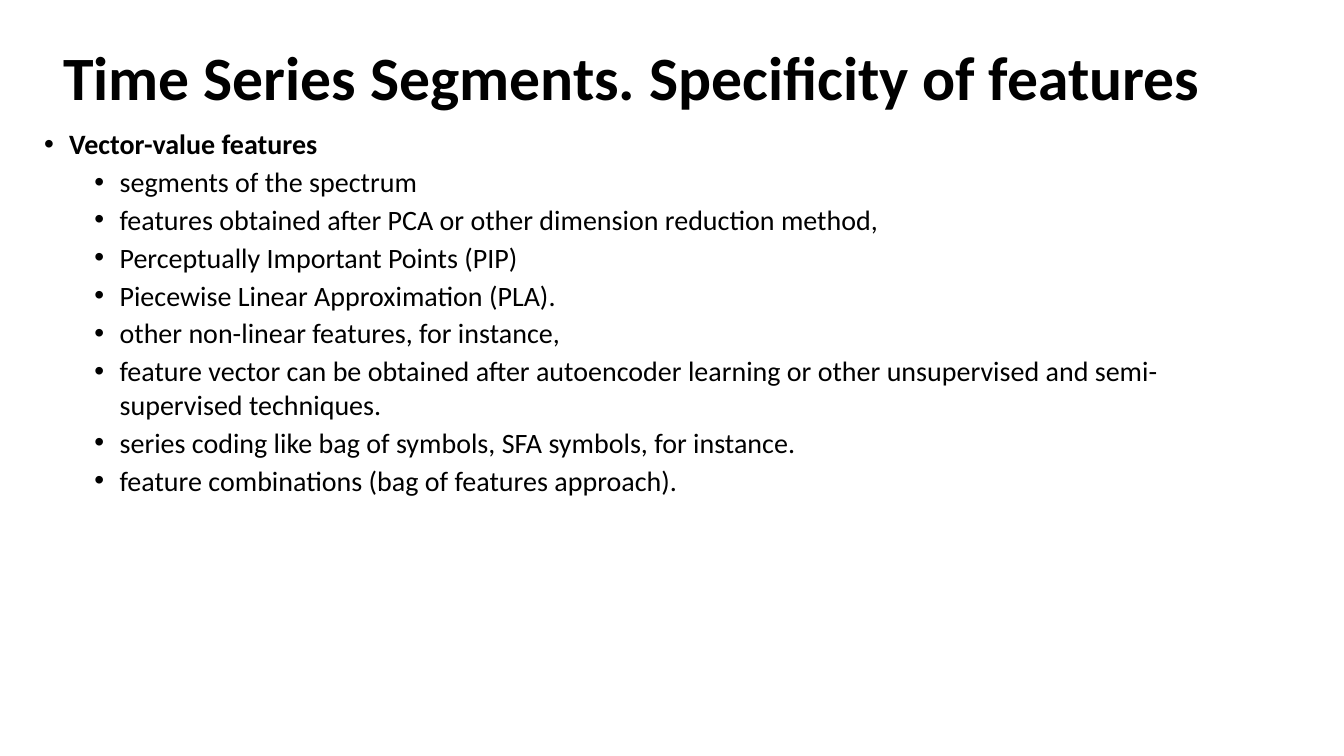
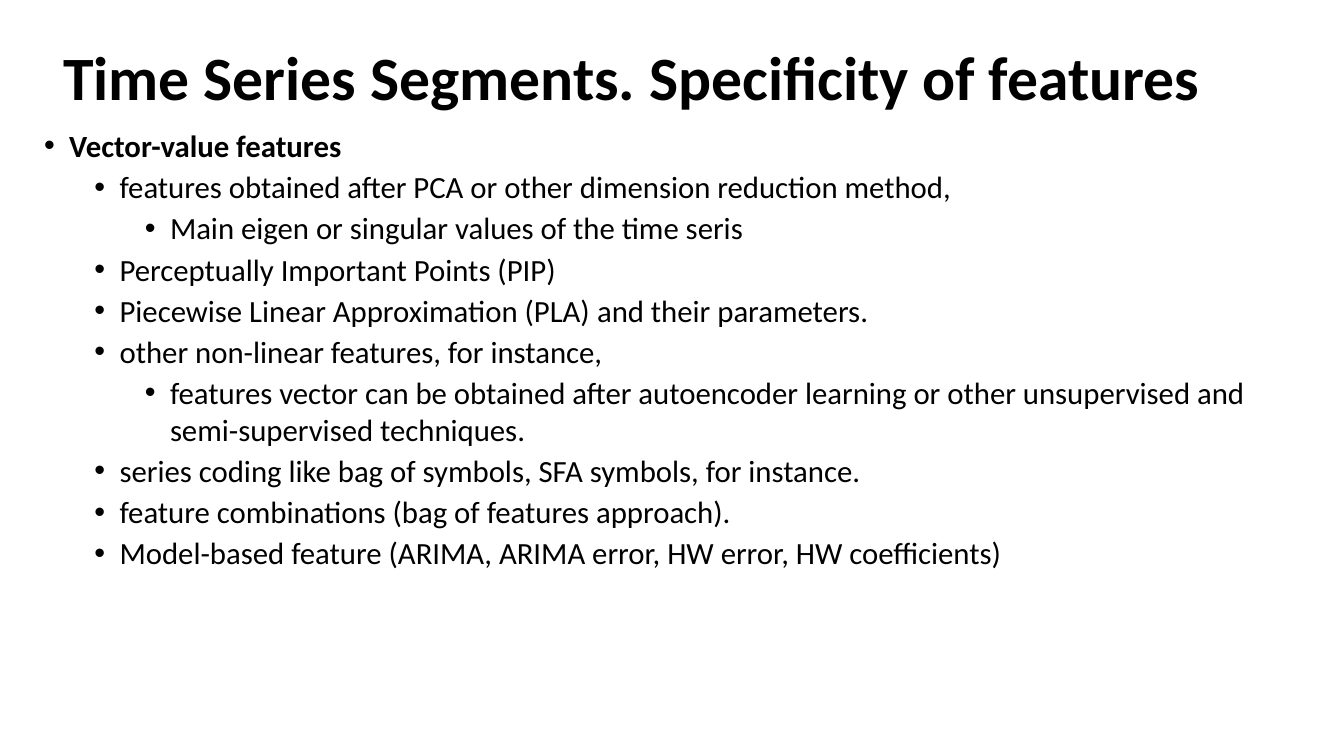
Before and after one commit to MVRonkin/Time-Series-Analysis-Lectures-and-Workshops, a slide deck: slide 22 of lectures/lec6.pptx (slide 19 before the commit). Drawn at 1344x756 pixels with LibreOffice and Linux fonts; fonts in the diff are those of the drawing. Boxes give left, top, right and bottom in pixels: in the first picture for what was removed or moved away, otherwise in the second. Text is boxed around its words. In the diff, an @@ line names an element or a change of style, - is before the commit and + after.

```diff
--- a/lectures/lec6.pptx
+++ b/lectures/lec6.pptx
@@ text at <box>69,135,951,529</box>: size 20 to 22 pt in "Vector-value features", "features obtained after PCA or other dimension ...", "Perceptually Important Points (PIP)", "other non-linear features, for instance," and 2 more places @@
@@ text at <box>120,172,417,197</box>: paragraph removed @@
-  • segments of the spectrum
@@ text at <box>170,217,743,245</box>: paragraph added @@
+    • Main eigen or singular values of the time seris
@@ text at <box>120,299,868,327</box>: text changed; size 20 to 22 pt @@
-  • Piecewise Linear Approximation (PLA).
+  • Piecewise Linear Approximation (PLA) and their parameters.
@@ text at <box>170,382,1244,446</box>: text changed; size 20 to 22 pt @@
-  • feature vector can be obtained after autoencoder learning or other unsupervised and semi-supervised techniques.
+    • features vector can be obtained after autoencoder learning or other unsupervised and semi-supervised techniques.
@@ text at <box>120,541,1001,568</box>: paragraph added @@
+  • Model-based feature (ARIMA, ARIMA error, HW error, HW coefficients)
```
Also in this commit, not shown: 4 other slides changed, 4 slides added, 3 other files.
